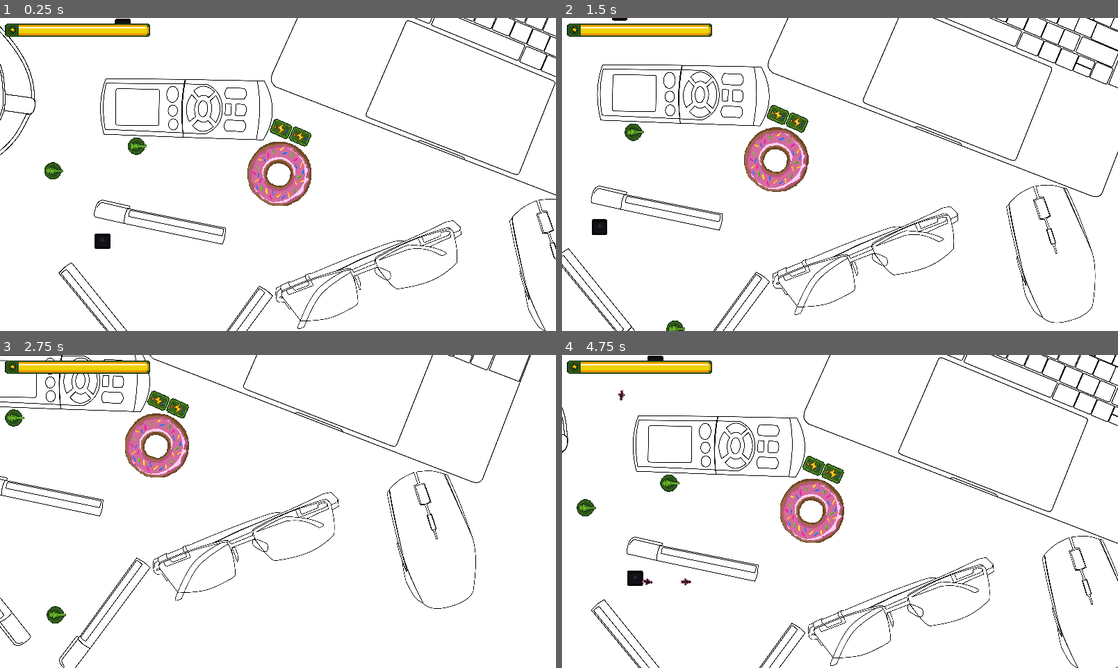
Above: before the commit, frames 1-4 (two rows, left to right).
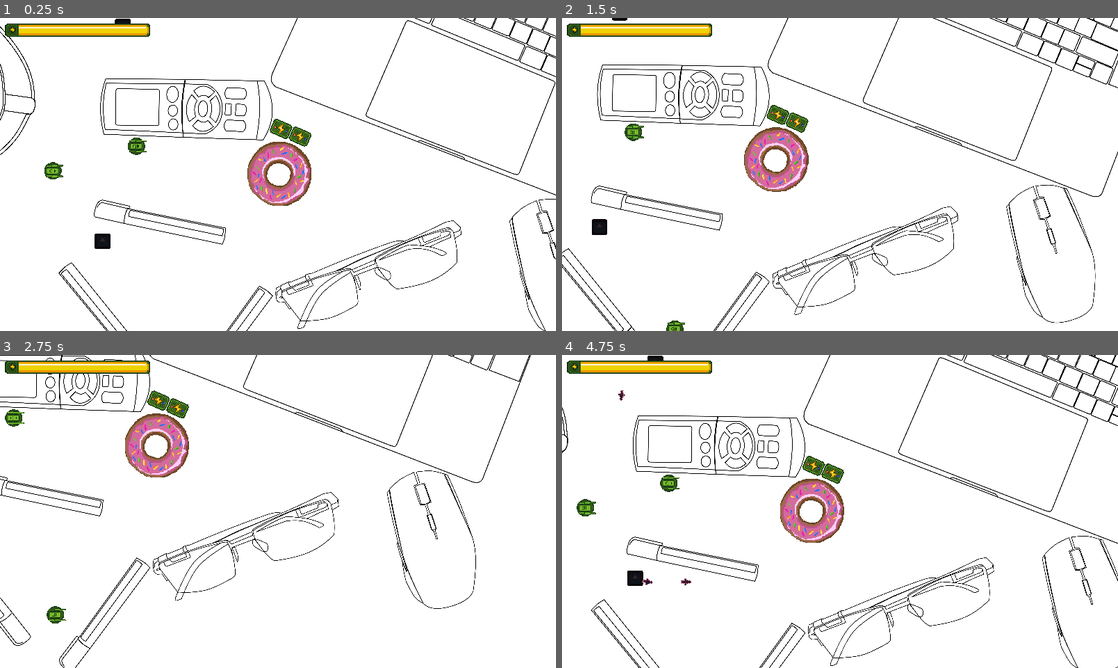
Above: after the commit, the same moments.

Repository: dmitriy-shmilo/gogodot-2021
Game: Godot game, scene res://game_screen/game_screen.tscn
The game is run twice, just before and just after one commit, with the same random seed, the same clock (stepped at 60 frames per second) and the same inputs. The engine's default icon, where the game draws it, is replaced by a stand-in: a white triangle on a blue panel in a dark square.
Inputs (mouse positions are in pixels of both pictures, inside the frame that each line leads up to):
- Up to frame 1 (0.25 s): no input
- Up to frame 2 (1.5 s): tap Enter at 0.5 s; move the mouse to (701, 146) at 0.52 s; hold D (right) 0.53-1.28 s; click (701, 146) at 0.67 s; move the mouse to (728, 190) at 1.27 s; hold S (down) from 1.28 s (still down)
- Up to frame 3 (2.75 s): move the mouse to (111, 621) at 2.02 s; release S (down) at 2.03 s; hold D (right) from 2.03 s (still down); click (111, 621) at 2.17 s
- Up to frame 4 (4.75 s): move the mouse to (812, 574) at 2.77 s; release D (right) at 2.78 s; hold W (up) 2.78-3.53 s; click (812, 574) at 2.92 s; move the mouse to (1006, 558) at 3.52 s; hold A (left) from 3.53 s (still down); move the mouse to (673, 464) at 4.27 s

The runs differ from the first frame. In frame 1, 0.2% of the frame differs, in the area x 8-27%, y 38-51%; in frame 2, 0.1%; in frame 3, 0.2%; in frame 4, 0.2%.

Commit message:
Pick random sprite for the tower.

Diff:
--- a/src/game_screen/entities/player_tower.gd
+++ b/src/game_screen/entities/player_tower.gd
@@ -17,12 +17,16 @@
 onready var _tower_container: Node2D = $"TowerContainer"
 onready var _range_area: Area2D = $"RangeArea"
 onready var _range_shape: CollisionShape2D = $"RangeArea/RangeShape"
+onready var _base_sprite: Sprite = $"BaseSprite"
+onready var _tower_sprite: Sprite = $"TowerContainer/TowerSprite"
 
 var _target: EnemyUnit = null
 var _state = TowerState.INACTIVE
 
 func _ready() -> void:
-	pass
+	var sprite_index = randi() % 2
+	_base_sprite.region_rect.position.y = sprite_index * 64
+	_tower_sprite.region_rect.position.y = sprite_index * 64
 
 
 func _physics_process(delta: float) -> void:
